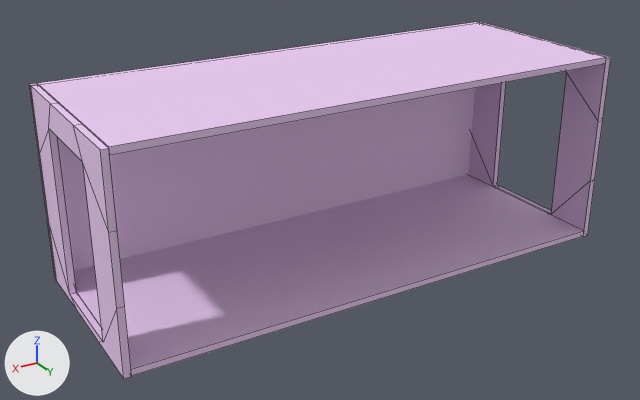
Two versions of the OBJ model Models/Rooms/Frame/Frame_3_8.obj, one commit apart.
Before and after are seen from a camera (50 mm lens) standing at (6.66, 10.64, 6.34) and looking at (0.3, 0.03, 1.04). The axes (+X, +Y, +Z) are drawn at lower left. The lights are the same throughout. Mesh edges are drawn as thin lines. Where no turn or scale is listed for an object, it has been applied to the vertices.

Names of what the first picture shows: 'Frame_3_8'.
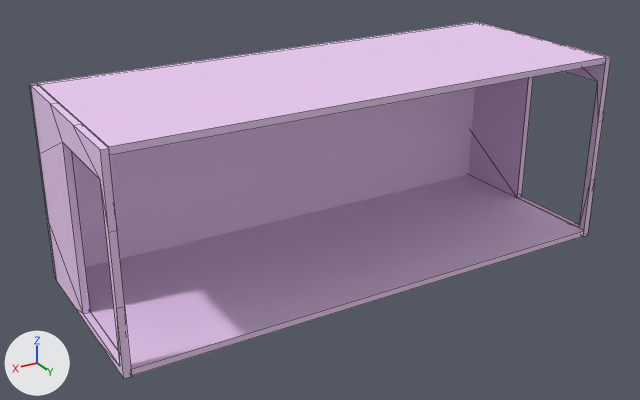
The change in detail:
me_frame_3_8 has 88 vertices, 82 faces and spans x -4.0..4.0, y -1.55..1.5, z -0.01..3.01.
me_frame_3_8 is used by ob_frame_3_8; location (0.0, 0.0, 0.0).
Before the commit, vertices of me_frame_3_8: 26 (4.0, 0.74, 0.11) at pixel (103, 342), 28 (4.0, -0.74, 0.11) at pixel (69, 294), 33 (4.0, 0.74, 2.6) at pixel (82, 162), 34 (4.0, -0.74, 2.6) at pixel (48, 128), 42 (3.9, 0.74, 0.11).
Before the commit, vertices of me_frame_3_8: 45 (3.9, -0.74, 0.11) at pixel (76, 292), 48 (3.9, 0.74, 2.6), 51 (3.9, -0.74, 2.6).
Before the commit, vertices of me_frame_3_8: 58 (-3.9, 0.74, 0.11) at pixel (551, 214), 60 (-3.9, -0.74, 0.11) at pixel (493, 185), 65 (-3.9, 0.74, 2.6) at pixel (566, 72), 66 (-3.9, -0.74, 2.6), 74 (-4.0, 0.74, 0.11).
Before the commit, vertices of me_frame_3_8: 77 (-4.0, -0.74, 0.11) at pixel (497, 184), 80 (-4.0, 0.74, 2.6), 83 (-4.0, -0.74, 2.6).
Part 1, on me_frame_3_8:
Vertices 26, 28, 33, 34, 42, 45, 48, 51 of me_frame_3_8 move by (0.0, 0.65, 0.0).
Part 2, on me_frame_3_8:
Vertices 58, 60, 65, 66, 74, 77, 80, 83 of me_frame_3_8 move by (0.0, 0.65, 0.0).

Location of each change, [x1, y1, x2, y2] in pixels of the pictures (640 x 400 px; the box of a moved part takes in the faces that stretch with it):
part 1 of me_frame_3_8, moved or reshaped: [30, 86, 124, 378] in both
part 2 of me_frame_3_8, moved or reshaped: [469, 64, 606, 230] in both
